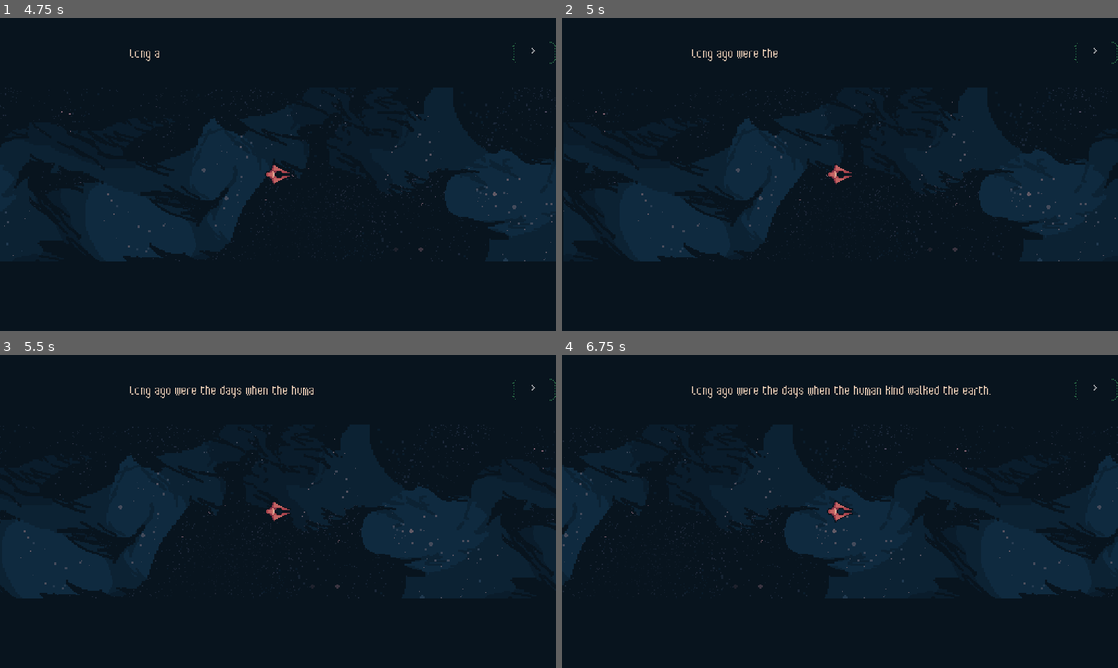
Above: before the commit, frames 1-4 (two rows, left to right).
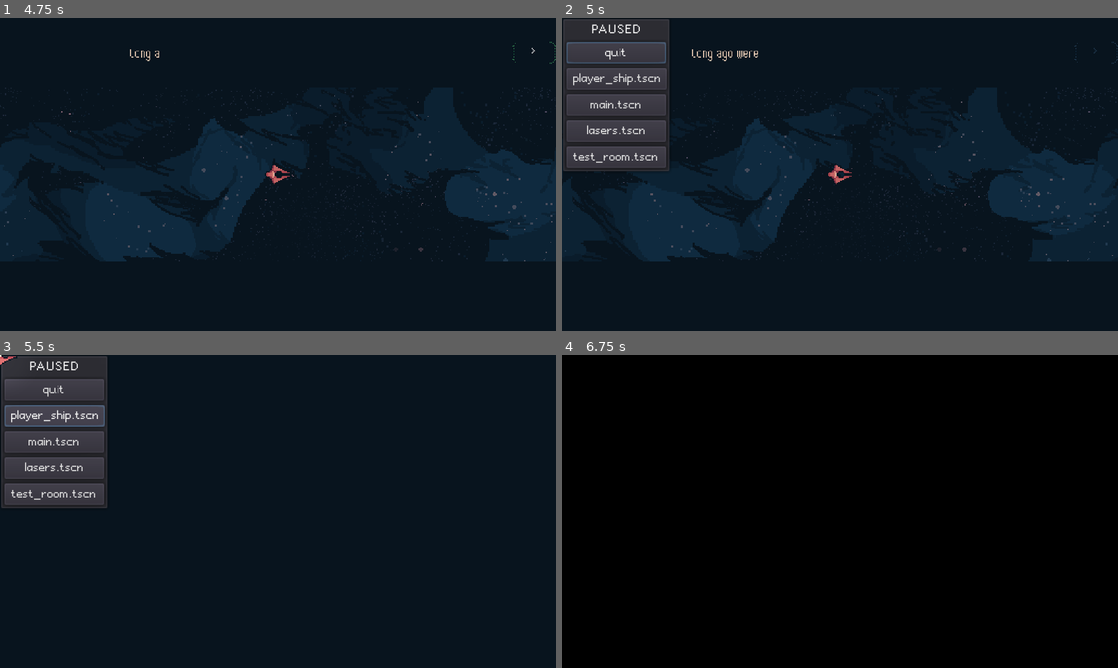
Above: after the commit, the same moments.

Repository: boukew99/godot_wild_jam_34
Game: Godot game, scene res://physics/main.tscn
The game is run twice, just before and just after one commit, with the same random seed, the same clock (stepped at 60 frames per second) and the same inputs.
Inputs (mouse positions are in pixels of both pictures, inside the frame that each line leads up to):
- Up to frame 1 (4.75 s): tap Enter at 0.5 s; move the mouse to (400, 158) at 0.52 s; hold Right (move_right) 0.53-1.28 s; hold Z (laser) 0.53-1.28 s; click (400, 158) at 0.67 s; move the mouse to (166, 190) at 1.27 s; hold Down (move_down) 1.28-2.03 s; tap V (bomb) at 1.35 s; tap Z (laser) at 1.55, 3.8 s; move the mouse to (333, 105) at 2.02 s; hold Right (move_right) 2.03-2.75 s; hold Z (laser) 2.03-2.75 s; click ">" at 2.75 s; move the mouse to (250, 237) at 3.52 s; hold Up (move_up) 3.53-4.28 s; tap C (nitro) at 3.6 s; click (250, 237) at 3.67 s; move the mouse to (444, 221) at 4.27 s; hold Left (move_left) from 4.28 s (still down); hold Z (laser) from 4.28 s (still down)
- Up to frame 2 (5 s): keep holding Left (move_left); keep holding Z (laser); tap Escape (pause) at 4.9 s
- Up to frame 3 (5.5 s): release Left (move_left) at 5 s; release Z (laser) at 5 s; click (55, 414) at 5 s, where only the run after the commit has a clickable "player_ship.tscn"
- Up to frame 4 (6.75 s): click (617, 414) at 5.75 s, where only the run after the commit has a clickable "player_ship.tscn"; click (617, 442) at 6.5 s, where only the run after the commit has a clickable "main.tscn"

Frame 1 is identical in both runs. In frame 2, 11% of the frame differs, in the area x 0-100%, y 0-78%; in frame 3, 19%; in frame 4, 100%, in the area x 0-100%, y 0-100%.

Commit message:
moved warps to pause menu

Diff:
--- /dev/null
+++ b/godot_wild_jam_34/physics/1d/autoload/pause.gd
@@ -0,0 +1,17 @@
+extends PopupPanel
+
+func _unhandled_input(event):
+	if event.is_action_pressed("pause"):
+		if visible:
+			hide()
+		else:
+			popup()
+
+
+
+func _on_Pause_popup_hide():
+	get_tree().paused = false
+
+
+func _on_Pause_about_to_show():
+	get_tree().paused = true
--- /dev/null
+++ b/godot_wild_jam_34/physics/1d/autoload/pause.tscn
@@ -0,0 +1,65 @@
+[gd_scene load_steps=3 format=2]
+
+[ext_resource path="res://physics/1d/autoload/pause.gd" type="Script" id=1]
+[ext_resource path="res://physics/1d/change_scene.tscn" type="PackedScene" id=2]
+
+[node name="Pause" type="PopupPanel"]
+pause_mode = 2
+margin_right = 14.0
+margin_bottom = 14.0
+script = ExtResource( 1 )
+
+[node name="VBoxContainer" type="VBoxContainer" parent="."]
+margin_left = 4.0
+margin_top = 4.0
+margin_right = 49.0
+margin_bottom = 114.0
+__meta__ = {
+"_edit_use_anchors_": false
+}
+
+[node name="Label" type="Label" parent="VBoxContainer"]
+margin_right = 45.0
+margin_bottom = 14.0
+text = "PAUSED"
+align = 1
+valign = 1
+__meta__ = {
+"_edit_use_anchors_": false
+}
+
+[node name="Quit" type="Button" parent="VBoxContainer"]
+margin_top = 18.0
+margin_right = 45.0
+margin_bottom = 38.0
+text = "quit"
+
+[node name="VBoxContainer" type="VBoxContainer" parent="VBoxContainer"]
+margin_top = 42.0
+margin_right = 45.0
+margin_bottom = 110.0
+
+[node name="ChangeScene" parent="VBoxContainer/VBoxContainer" instance=ExtResource( 2 )]
+margin_right = 45.0
+room_path = "res://physics/2d/object/player_ship.tscn"
+
+[node name="ChangeScene2" parent="VBoxContainer/VBoxContainer" instance=ExtResource( 2 )]
+margin_top = 24.0
+margin_right = 45.0
+margin_bottom = 44.0
+room_path = "res://physics/main.tscn"
+
+[node name="ChangeScene3" parent="VBoxContainer/VBoxContainer" instance=ExtResource( 2 )]
+margin_top = 48.0
+margin_right = 45.0
+margin_bottom = 68.0
+room_path = "res://physics/2d/room/lasers.tscn"
+
+[node name="ChangeScene4" parent="VBoxContainer/VBoxContainer" instance=ExtResource( 2 )]
+margin_top = 48.0
+margin_right = 45.0
+margin_bottom = 68.0
+room_path = "res://physics/2d/room/test_room.tscn"
+
+[connection signal="about_to_show" from="." to="." method="_on_Pause_about_to_show"]
+[connection signal="popup_hide" from="." to="." method="_on_Pause_popup_hide"]
--- /dev/null
+++ b/godot_wild_jam_34/physics/1d/change_scene.gd
@@ -0,0 +1,9 @@
+extends Button
+
+export(String, FILE, "*.tscn") var room_path
+
+func _ready():
+	text = room_path.get_file()
+
+func _on_ChangeScene_pressed():
+	get_tree().change_scene(room_path)
--- /dev/null
+++ b/godot_wild_jam_34/physics/1d/change_scene.tscn
@@ -0,0 +1,13 @@
+[gd_scene load_steps=2 format=2]
+
+[ext_resource path="res://physics/1d/change_scene.gd" type="Script" id=1]
+
+[node name="ChangeScene" type="Button"]
+margin_right = 12.0
+margin_bottom = 20.0
+script = ExtResource( 1 )
+__meta__ = {
+"_edit_use_anchors_": false
+}
+
+[connection signal="pressed" from="." to="." method="_on_ChangeScene_pressed"]
--- a/godot_wild_jam_34/physics/1d/pause.gd
+++ /dev/null
@@ -1,7 +0,0 @@
-extends Label
-
-func _unhandled_input(event):
-
-	if event.is_action_pressed("pause"):
-		get_tree().paused = not get_tree().paused
-		visible = not visible
--- a/godot_wild_jam_34/physics/1d/pause.tscn
+++ /dev/null
@@ -1,16 +0,0 @@
-[gd_scene load_steps=2 format=2]
-
-[ext_resource path="res://physics/1d/pause.gd" type="Script" id=1]
-
-[node name="Pause" type="Label"]
-pause_mode = 2
-visible = false
-anchor_right = 1.0
-anchor_bottom = 1.0
-text = "PAUSED"
-align = 1
-valign = 1
-script = ExtResource( 1 )
-__meta__ = {
-"_edit_use_anchors_": false
-}
--- a/godot_wild_jam_34/physics/2d/object/player_ship.tscn
+++ b/godot_wild_jam_34/physics/2d/object/player_ship.tscn
@@ -1,11 +1,10 @@
-[gd_scene load_steps=11 format=2]
+[gd_scene load_steps=10 format=2]
 
 [ext_resource path="res://visual/spaceship_player.png" type="Texture" id=1]
 [ext_resource path="res://physics/2d/component/laser/timed_laser.tscn" type="PackedScene" id=2]
 [ext_resource path="res://physics/2d/component/bomb_hatch.tscn" type="PackedScene" id=3]
 [ext_resource path="res://physics/2d/object/player_ship.gd" type="Script" id=4]
 [ext_resource path="res://physics/2d/component/nitro.tscn" type="PackedScene" id=5]
-[ext_resource path="res://physics/1d/pause.tscn" type="PackedScene" id=6]
 [ext_resource path="res://audio/fx/ship_engine_1.wav" type="AudioStream" id=7]
 [ext_resource path="res://audio/fx/laser_travis.wav" type="AudioStream" id=8]
 [ext_resource path="res://visual/spot.png" type="Texture" id=9]
@@ -36,10 +35,6 @@
 [node name="BombHatch" parent="." instance=ExtResource( 3 )]
 position = Vector2( -6, 0 )
 
-[node name="CanvasLayer" type="CanvasLayer" parent="."]
-
-[node name="Pause" parent="CanvasLayer" instance=ExtResource( 6 )]
-
 [node name="Engine" type="AudioStreamPlayer2D" parent="."]
 stream = ExtResource( 7 )
 autoplay = true
--- a/godot_wild_jam_34/physics/2d/room/test_room.tscn
+++ b/godot_wild_jam_34/physics/2d/room/test_room.tscn
@@ -1,10 +1,9 @@
-[gd_scene load_steps=6 format=2]
+[gd_scene load_steps=5 format=2]
 
 [ext_resource path="res://physics/2d/object/player_ship.tscn" type="PackedScene" id=1]
 [ext_resource path="res://physics/2d/grid_camera_2d.tscn" type="PackedScene" id=2]
 [ext_resource path="res://physics/2d/tileset.tres" type="TileSet" id=3]
 [ext_resource path="res://physics/2d/ground.tres" type="TileSet" id=4]
-[ext_resource path="res://physics/2d/room_transfer.tscn" type="PackedScene" id=7]
 
 [node name="TestRoom" type="Node2D"]
 
@@ -27,23 +26,3 @@
 position = Vector2( 40, 48 )
 
 [node name="GridCamera2D" parent="PlayerShip" instance=ExtResource( 2 )]
-
-[node name="RoomTransfer2" parent="." instance=ExtResource( 7 )]
-position = Vector2( 138, 246 )
-room_path = "res://physics/2d/room/lasers.tscn"
-
-[node name="RoomTransfer4" parent="." instance=ExtResource( 7 )]
-position = Vector2( 412, 244 )
-room_path = "res://physics/2d/object/player_ship.tscn"
-
-[node name="RoomTransfer5" parent="." instance=ExtResource( 7 )]
-position = Vector2( 469, 186 )
-room_path = "res://physics/main.tscn"
-
-[node name="RoomTransfer6" parent="." instance=ExtResource( 7 )]
-position = Vector2( 40, 169 )
-room_path = "res://physics/2d/dark_level.tscn"
-
-[node name="RoomTransfer7" parent="." instance=ExtResource( 7 )]
-position = Vector2( 42, 243 )
-room_path = "res://physics/2d/space.tscn"
--- a/godot_wild_jam_34/project.godot
+++ b/godot_wild_jam_34/project.godot
@@ -47,6 +47,7 @@
 [autoload]
 
 BootCatch="*res://physics/1d/autoload/boot_catch.tscn"
+Pause="*res://physics/1d/autoload/pause.tscn"
 
 [display]
 
